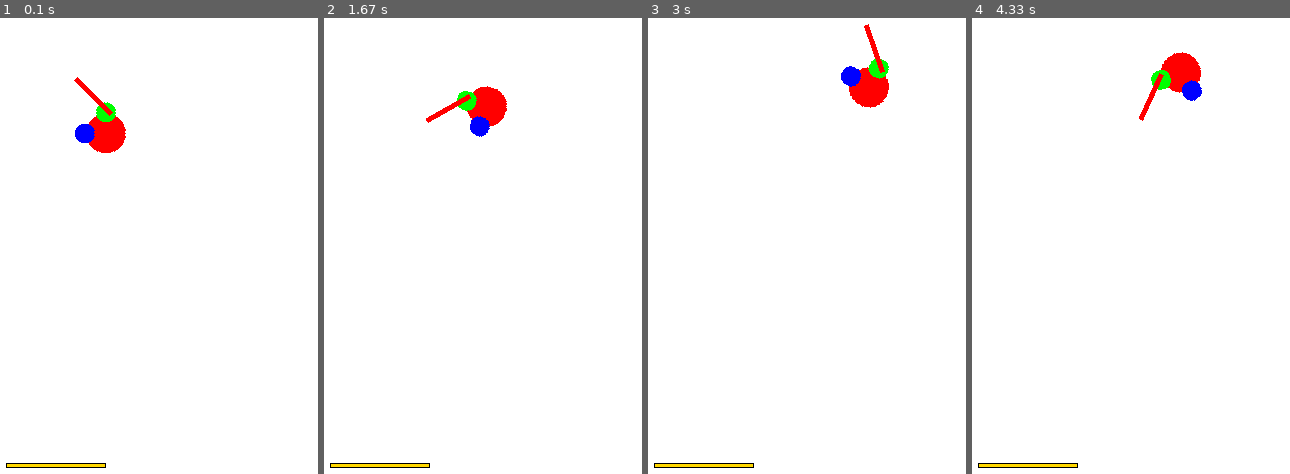
Above: before the commit, frames 1-4 (left to right).
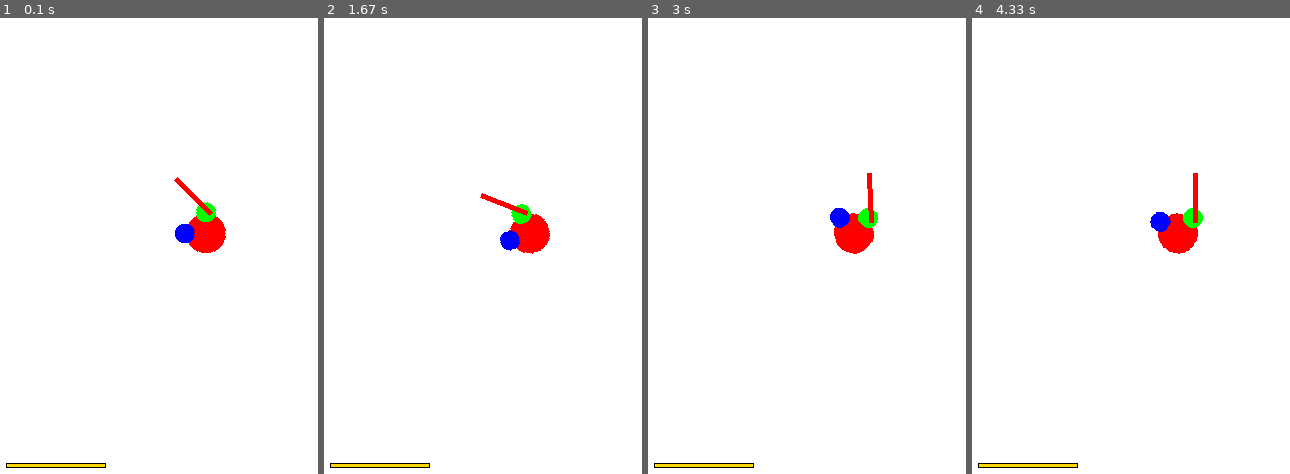
Above: after the commit, the same moments.

Repository: fjaviergb/Pygames-Hermanios
Game: pygame game, started from PruebaSuperPlayer.py
The game is run twice, just before and just after one commit, with the same random seed, the same clock (stepped at 60 frames per second) and the same inputs.
Inputs (mouse positions are in pixels of both pictures, inside the frame that each line leads up to):
- Up to frame 1 (0.1 s): no input
- Up to frame 2 (1.67 s): hold D 0.33-0.8 s; move the mouse to (511, 255) at 0.37 s; click (530, 264) at 0.88 s; hold W 1.17-1.47 s; click (409, 236) at 1.25 s; hold D from 1.5 s (still down); click (374, 159) at 1.58 s
- Up to frame 3 (3 s): release D at 1.97 s; hold A 2-2.53 s; click (927, 59) at 2.08 s; tap Space at 2.57 s; hold S from 2.9 s (still down); click (864, 63) at 2.98 s
- Up to frame 4 (4.33 s): release S at 3.2 s; hold A 3.23-3.63 s; click (997, 218) at 3.32 s; hold W 3.67-4.03 s; click (1185, 287) at 3.75 s; hold D from 4.07 s (still down); click (1159, 150) at 4.15 s

The runs differ from the first frame. In frame 1, 2.5% of the frame differs, in the area x 23-72%, y 12-52%; in frame 2, 2.5%; in frame 3, 2.5%; in frame 4, 2.5%, in the area x 52-73%, y 7-52%.

Commit message:
Movimiento cámara central

Diff:
--- /dev/null
+++ b/ColisionFiguraImportada.py
@@ -0,0 +1,156 @@
+import pygame as pg
+
+pg.init()
+
+class char(pg.sprite.Sprite):
+    def __init__(self):
+        super().__init__()
+        self.image =  pg.image.load('espada2.png')
+        self.image = pg.transform.smoothscale(self.image,(50,50))
+        self.rect = self.image.get_rect(center = (250,250))
+        self.mask = pg.mask.from_surface(self.image)
+        self.movex = 0
+        self.movey = 0
+
+    def update(self):
+        self.rect.x += self.movex
+
+        block_hit_list = pg.sprite.spritecollide(self, obstacle_group, False)
+        print(block_hit_list)
+        block_hit_list_masked = pg.sprite.spritecollide(self, block_hit_list, False, pg.sprite.collide_mask)
+        for block in block_hit_list_masked:
+
+            if type(block) == rect_obstacle:
+                if self.movex > 0:
+                    self.rect.right += -self.movex
+        # =============================================================================
+        #                 import pdb
+        #                 pdb.set_trace()
+        # =============================================================================
+                elif self.movex < 0:
+                    self.rect.left += -self.movex
+                else:
+                    pass
+            else:
+                if self.movex > 0 and self.rect.centery < block.rect.centery:
+                    self.rect.top += -3
+                elif self.movex > 0 and self.rect.centery > block.rect.centery:
+                    self.rect.top += 3
+
+                elif self.movex < 0 and self.rect.centery < block.rect.centery:
+                    self.rect.bottom += -3
+                elif self.movex < 0 and self.rect.centery > block.rect.centery:
+                    self.rect.bottom += 3
+                else:
+                    pass
+
+        self.rect.y += self.movey
+        block_hit_list = pg.sprite.spritecollide(self, obstacle_group, False)
+        block_hit_list_masked = pg.sprite.spritecollide(self, block_hit_list, False, pg.sprite.collide_mask)
+        for block in block_hit_list_masked:
+            if type(block) == rect_obstacle:
+                    if self.movey > 0:
+                        self.rect.bottom += -self.movey
+                    elif self.movey < 0:
+                        self.rect.top += -self.movey
+                    else:
+                        pass
+            else:
+                    if self.movey > 0 and self.rect.centerx > block.rect.centerx:
+                        self.rect.right += 3
+                    elif self.movey > 0 and self.rect.centerx < block.rect.centerx:
+                        self.rect.right += -3
+                    elif self.movey < 0 and self.rect.centerx > block.rect.centerx:
+                        self.rect.left += 3
+                    elif self.movey < 0 and self.rect.centerx < block.rect.centerx:
+                        self.rect.left += -3
+                    else:
+                        pass
+
+class rect_obstacle(pg.sprite.Sprite):
+    def __init__(self):
+        super().__init__()
+        self.image = pg.Surface((100,50))
+        self.image.fill(BLUE)
+        self.image.set_colorkey(BLACK)
+        self.rect = self.image.get_rect(center = (100,100))
+        self.mask = pg.mask.from_surface(self.image)
+
+class circle_obstacle(pg.sprite.Sprite):
+    def __init__(self):
+        super().__init__()
+        self.image = pg.Surface((150,150))
+        pg.draw.circle(self.image,BLUE,(75,75),75)
+        self.image.set_colorkey(BLACK)
+        self.rect = self.image.get_rect(center = (350,150))
+        self.mask = pg.mask.from_surface(self.image)
+
+CBASE = (255,255,255)
+CPLAYER = (255,228,181)
+BLACK = (0,0,0)
+GREEN = (0,255,0)
+RED = (255,0,0)
+BLUE = (0,0,255)
+GOLD = (255,215,0)
+
+screenSize = (500,500)
+bg = pg.display.set_mode(screenSize)
+pg.display.set_caption('Medieval Surviv.io')
+
+player =  char()
+player_group = pg.sprite.Group()
+player_group.add(player)
+
+wall = rect_obstacle()
+rect_obstacle_group = pg.sprite.Group()
+rect_obstacle_group.add(wall)
+
+column = circle_obstacle()
+circle_obstacle_group = pg.sprite.Group()
+circle_obstacle_group.add(column)
+
+obstacle_group = pg.sprite.Group()
+obstacle_group.add(wall)
+obstacle_group.add(column)
+
+all_sprites = pg.sprite.Group()
+all_sprites.add(player)
+all_sprites.add(wall)
+all_sprites.add(column)
+
+clock = pg.time.Clock()
+run = True
+while run:
+    clock.tick(50)
+    for event in pg.event.get():
+        if event.type == pg.QUIT:
+            run = False
+
+        elif event.type == pg.KEYDOWN:
+            if event.key == pg.K_LEFT:
+                player.movex = -3
+            elif event.key == pg.K_RIGHT:
+                player.movex = 3
+            elif event.key == pg.K_UP:
+                player.movey = -3
+            elif event.key == pg.K_DOWN:
+                player.movey = 3
+
+        elif event.type == pg.KEYUP:
+            if event.key == pg.K_LEFT and player.movex < 0:
+                player.movex = 0
+            elif event.key == pg.K_RIGHT and player.movex > 0:
+                player.movex = 0
+            elif event.key == pg.K_UP and player.movey < 0:
+                player.movey = 0
+            elif event.key == pg.K_DOWN and player.movey > 0:
+                player.movey = 0
+
+
+    all_sprites.update()
+    bg.fill(BLACK)
+    all_sprites.draw(bg)
+
+    pg.display.update()
+
+pg.quit()
--- a/PruebaSuperPlayer.py
+++ b/PruebaSuperPlayer.py
@@ -17,7 +17,7 @@
 
 WHITE = (255,255,255)
 
-p = body()
+p = body(250,250)
 all_sprites = pg.sprite.Group()
 all_sprites.add(p)
 all_sprites.add(p.rightH)
--- a/SuperPlayer.py
+++ b/SuperPlayer.py
@@ -8,14 +8,14 @@
 ###########################################################
 
 class body(pg.sprite.Sprite):
-    def __init__(self):
+    def __init__(self, xinit, yinit):
         super().__init__()
         self.radio = 20
-        self.x = 150
-        self.y = 150
+        self.x = xinit
+        self.y = yinit
         self.image = pg.Surface((50,50))
         pg.draw.circle(self.image, (RED), (25,25), self.radio)
-        self.rect = self.image.get_rect(center = (self.x,self.y))
+        self.rect = self.image.get_rect(center = (250,250))
         self.mask = pg.mask.from_surface(self.image)
         self.vel = 2
         self.image.set_colorkey(BLACK)
@@ -41,9 +41,9 @@
         self.col_sprites = pg.sprite.Group()
         self.enem_sword = pg.sprite.Group()
         self.live = 5
-        self.rightH = self.Rhand()
-        self.leftH = self.Lhand()
-        self.espada = self.sword()
+        self.rightH = self.Rhand(xinit, yinit)
+        self.leftH = self.Lhand(xinit, yinit)
+        self.espada = self.sword(xinit, yinit)
         self.livebar = self.livebar()
         self.energybar = self.energybar()
         self.tipo = 1
@@ -594,12 +594,12 @@
             self.energy += 1
         self.image = pg.transform.rotate(self.image_orig, self.angle)
         self.image.set_colorkey(BLACK)
-        self.rect = self.image.get_rect(center = (self.x, self.y))
+        self.rect = self.image.get_rect(center = (250, 250))
         self.mask = pg.mask.from_surface(self.image)
-
+        print(self.x,self.y)
 
     class Rhand(pg.sprite.Sprite):
-        def __init__(self):
+        def __init__(self, xinit, yinit):
             super().__init__()
             self.radio = 10
             self.handspeed = 1
@@ -607,7 +607,7 @@
             self.image = pg.Surface((50,50))
             self.image.set_colorkey(BLACK)
             pg.draw.circle(self.image, (GREEN), (40,10), self.radio)
-            self.rect = self.image.get_rect(center = (150,150))
+            self.rect = self.image.get_rect(center = (xinit,yinit))
             self.image_orig = self.image
             self.mask = pg.mask.from_surface(self.image)
 
@@ -618,7 +618,7 @@
             self.mask = pg.mask.from_surface(self.image)
 
     class Lhand(pg.sprite.Sprite):
-        def __init__(self):
+        def __init__(self, xinit, yinit):
             super().__init__()
             self.radio = 10
             self.handspeed = 1
@@ -626,7 +626,7 @@
             self.image = pg.Surface((50,50))
             self.image.set_colorkey(BLACK)
             pg.draw.circle(self.image, (BLUE), (10,10), self.radio)
-            self.rect = self.image.get_rect(center = (150,150))
+            self.rect = self.image.get_rect(center = (xinit,yinit))
             self.image_orig = self.image
             self.mask = pg.mask.from_surface(self.image)
 
@@ -637,11 +637,11 @@
             self.mask = pg.mask.from_surface(self.image)
 
     class sword(pg.sprite.Sprite):
-        def __init__(self):
+        def __init__(self, xinit, yinit):
             super().__init__()
             self.image = pg.Surface((50,120))
             pg.draw.rect(self.image, RED, (40,0,5,50))
-            self.rect = self.image.get_rect(center = (150,150))
+            self.rect = self.image.get_rect(center = (xinit,yinit))
             self.image.set_colorkey(BLACK)
             self.image_orig = self.image
             self.mask = pg.mask.from_surface(self.image)
@@ -656,7 +656,6 @@
                 self.rect = self.image.get_rect(center = player.rect.center)
                 self.mask = pg.mask.from_surface(self.image)
 
-
             else:
                 self.image = pg.transform.rotate(self.image_orig, player.anglehit)
                 self.image.set_colorkey(BLACK)
--- a/client.py
+++ b/client.py
@@ -3,6 +3,7 @@
 from SuperPlayer import body
 from otherplayer import otherbody
 import otherenvironment as env
+from random import randrange
 
 width = 500
 height = 500
@@ -35,7 +36,7 @@
 
 def main():
     run = True
-    p = body()
+    p = body(randrange(3000),randrange(3000))
     all_sprites = pg.sprite.Group()
 
     all_sprites.add(p)
@@ -65,47 +66,59 @@
         for i in pothers:
             if type(i) != list:
                 if (p.x,p.y) != (i[1],i[2]) and i[7] > 0:
-                    po = otherbody(i[0],i[1],i[2],i[3],i[4],i[5],i[6],i[7],i[8],i[9])
+                    po = otherbody(i[0],i[1],i[2],i[3],i[4],i[5],i[6],i[7],i[8],i[9],p.x,p.y)
+                    if i[1] > p.x - 550 and i[1] < p.x + 550 and i[2] > p.y - 550 and i[2] < p.y + 550:
 
-                    p.other_sprites.add(po)
-                    p.other_sprites.add(po.Rhand)
-                    p.other_sprites.add(po.Lhand)
-                    p.other_sprites.add(po.espada)
-                    p.other_sprites.update(po)
-                    p.other_sprites.draw(win)
-                    p.enem_sword.add(po.espada)
+                        p.other_sprites.add(po)
+                        p.other_sprites.add(po.Rhand)
+                        p.other_sprites.add(po.Lhand)
+                        p.other_sprites.add(po.espada)
+                        p.other_sprites.update(po)
+                        p.other_sprites.draw(win)
+                        p.enem_sword.add(po.espada)
 
-                    p.col_sprites.add(po)
+                        p.col_sprites.add(po)
 
-                    if i[9] or i[6] or i[5]:
-                        p.col_sprites.add(po.espada)
+                        if i[9] or i[6] or i[5]:
+                            p.col_sprites.add(po.espada)
 
-                    if i[5] or i[6]:
-                        block_hit_list = pg.sprite.spritecollide(p, p.enem_sword, False)
-                        block_hit_list_masked = pg.sprite.spritecollide(p, block_hit_list, False, pg.sprite.collide_mask)
-                        if len(block_hit_list_masked) != 0:
-                            p.live -= 1
-                        p.enem_sword = pg.sprite.Group()
+                        if i[5] or i[6]:
+                            block_hit_list = pg.sprite.spritecollide(p, p.enem_sword, False)
+                            block_hit_list_masked = pg.sprite.spritecollide(p, block_hit_list, False, pg.sprite.collide_mask)
+                            if len(block_hit_list_masked) != 0:
+                                p.live -= 1
+                            p.enem_sword = pg.sprite.Group()
 
-                    colision(p, p.espada)
+                        colision(p, p.espada)
 
-                    p.other_sprites = pg.sprite.Group()
+                        p.other_sprites = pg.sprite.Group()
 
             else:
                 for j in i:
                     if j[0] == 4:
-                        envir = env.circle_obstacle(j[1],j[2])
-                        p.env_sprites.add(envir)
+                        if j[3] > p.x - 550 and j[3] < p.x + 550 and j[4] > p.y - 550 and j[4] < p.y + 550:
+                            envir = env.circle_obstacle(j[1],j[2],j[3],j[4],p.x,p.y)
+                            p.env_sprites.add(envir)
+                        else:
+                            envir = False
+
                     elif j[0] == 3:
-                        envir = env.rect_obstacle(j[1],j[2])
-                        p.env_sprites.add(envir)
+                        if j[3] > p.x - 550 and j[3] < p.x + 550 and j[4] > p.y - 550 and j[4] < p.y + 550:
+                            envir = env.rect_obstacle(j[1],j[2],j[3],j[4],p.x,p.y)
+                            p.env_sprites.add(envir)
+                        else:
+                            envir = False
 
                     elif j[0] == 2:
-                        envir = env.gir_obstacle(j[1],j[2])
-                        p.env_sprites.add(envir)
+                        if j[3] > p.x - 550 and j[3] < p.x + 550 and j[4] > p.y - 550 and j[4] < p.y + 550:
+                            envir = env.gir_obstacle(j[1],j[2],j[3],j[4],p.x,p.y)
+                            p.env_sprites.add(envir)
+                        else:
+                            envir = False
 
                     p.env_sprites.draw(win)
-                    p.col_sprites.add(envir)
+                    if envir:
+                        p.col_sprites.add(envir)
                     colision(p, p.espada)
 
                 p.env_sprites = pg.sprite.Group()
--- a/client_environment.py
+++ b/client_environment.py
@@ -12,14 +12,22 @@
 
 def main():
     run = True
-    gir = environment.gir_obstacle()
-    rect = environment.rect_obstacle()
-    cir = environment.circle_obstacle()
+    gir = environment.gir_obstacle(80, 300)
+    rect = environment.rect_obstacle(75,50)
+    cir = environment.circle_obstacle(350,150)
+    rect2 = environment.rect_obstacle(1500,1550)
+    rect3 = environment.rect_obstacle(500,2500)
+    rect4 = environment.rect_obstacle(2500,500)
+    rect5 = environment.rect_obstacle(2500,2500)
 
     all_sprites = pg.sprite.Group()
     all_sprites.add(gir)
     all_sprites.add(rect)
     all_sprites.add(cir)
+    all_sprites.add(rect2)
+    all_sprites.add(rect3)
+    all_sprites.add(rect4)
+    all_sprites.add(rect5)
 
     n = Network()
 
@@ -35,7 +43,7 @@
                 run = False
                 pg.quit()
 
-        pothers = n.send([(gir.tipo,gir.counter,gir.live),(rect.tipo,rect.counter,rect.live),(cir.tipo,cir.counter,cir.live)])
+        pothers = n.send([(gir.tipo,gir.counter,gir.live,gir.x,gir.y),(rect.tipo,rect.counter,rect.live,rect.x,rect.y),(cir.tipo,cir.counter,cir.live,cir.x,cir.y),(rect2.tipo,rect2.counter,rect2.live,rect2.x,rect2.y),(rect3.tipo,rect3.counter,rect3.live,rect3.x,rect3.y),(rect4.tipo,rect4.counter,rect4.live,rect4.x,rect4.y),(rect5.tipo,rect5.counter,rect5.live,rect5.x,rect5.y)])
 
         win.fill((255,255,255))
 
--- a/environment.py
+++ b/environment.py
@@ -6,18 +6,20 @@
 # CLASE OBSTÁCULO
 ##################################################################
 class gir_obstacle(pg.sprite.Sprite):
-    def __init__(self):
+    def __init__(self,x,y):
         super().__init__()
         self.live = 6
         self.image = pg.Surface((50, 150))
         pg.draw.rect(self.image, BLUE, (20, 25, 10, 100))
         self.image.set_colorkey(BLACK)
-        self.rect = self.image.get_rect(center=(80, 300))
+        self.rect = self.image.get_rect(center=(x,y))
         self.mask = pg.mask.from_surface(self.image)
         self.image_orig = self.image
         self.counter = 0
         self.crash = False
         self.tipo = 2
+        self.x = x
+        self.y = y
 
     def update(self):
         if not self.crash:
@@ -37,31 +39,35 @@
 # CLASE OBSTÁCULO RECTANGULAR
 ##################################################################
 class rect_obstacle(pg.sprite.Sprite):
-    def __init__(self):
+    def __init__(self,x,y):
         super().__init__()
         self.image = pg.Surface((100,50))
         pg.draw.rect(self.image, BLUE, (5,5,90,40))
         self.image.set_colorkey(BLACK)
-        self.rect = self.image.get_rect(center = (75,50))
+        self.rect = self.image.get_rect(center = (x,y))
         self.mask = pg.mask.from_surface(self.image)
         self.live = 3
         self.counter = 0
         self.tipo = 3
+        self.x = x
+        self.y = y
 
 ##################################################################
 # CLASE OBSTÁCULO CIRCULAR
 ##################################################################
 class circle_obstacle(pg.sprite.Sprite):
-    def __init__(self):
+    def __init__(self,x,y):
         super().__init__()
         self.image = pg.Surface((150,150))
         pg.draw.circle(self.image,BLUE,(75,75),75)
         self.image.set_colorkey(BLACK)
-        self.rect = self.image.get_rect(center = (350,150))
+        self.rect = self.image.get_rect(center = (x,y))
         self.mask = pg.mask.from_surface(self.image)
         self.live = 3
         self.counter = 0
         self.tipo = 4
+        self.x = x
+        self.y = y
 
 CBASE = (255,255,255)
 CPLAYER = (255,228,181)
--- a/network.py
+++ b/network.py
@@ -5,7 +5,7 @@
 class Network:
     def __init__(self):
         self.client = socket.socket(socket.AF_INET, socket.SOCK_STREAM)
-        self.server = "192.168.1.37"
+        self.server = "192.168.1.33"
         self.port = 5555
         self.addr = (self.server, self.port)
         self.p = self.connect()
--- a/otherenvironment.py
+++ b/otherenvironment.py
@@ -6,7 +6,7 @@
 # CLASE OBSTÁCULO
 ##################################################################
 class gir_obstacle(pg.sprite.Sprite):
-    def __init__(self,counter,live):
+    def __init__(self,counter,live,x,y,playerx,playery):
         super().__init__()
         self.live = live
         self.image = pg.Surface((50, 150))
@@ -15,7 +15,7 @@
         self.image_orig = self.image
         self.counter = counter
         self.image = pg.transform.rotate(self.image_orig, 6 * self.counter)
-        self.rect = self.image.get_rect(center=(80, 300))
+        self.rect = self.image.get_rect(center=(x - playerx + 250, y - playery + 250))
         self.mask = pg.mask.from_surface(self.image)
         self.image_orig = self.image
         self.counter = counter
@@ -26,12 +26,12 @@
 # CLASE OBSTÁCULO RECTANGULAR
 ##################################################################
 class rect_obstacle(pg.sprite.Sprite):
-    def __init__(self,counter,live):
+    def __init__(self,counter,live,x,y,playerx,playery):
         super().__init__()
         self.image = pg.Surface((100,50))
         pg.draw.rect(self.image, BLUE, (5,5,90,40))
         self.image.set_colorkey(BLACK)
-        self.rect = self.image.get_rect(center = (75,50))
+        self.rect = self.image.get_rect(center = (x - playerx + 250, y - playery + 250))
         self.mask = pg.mask.from_surface(self.image)
         self.live = 3
 
@@ -39,12 +39,12 @@
 # CLASE OBSTÁCULO CIRCULAR
 ##################################################################
 class circle_obstacle(pg.sprite.Sprite):
-    def __init__(self,counter,live):
+    def __init__(self,counter,live,x,y,playerx,playery):
         super().__init__()
         self.image = pg.Surface((150,150))
         pg.draw.circle(self.image,BLUE,(75,75),75)
         self.image.set_colorkey(BLACK)
-        self.rect = self.image.get_rect(center = (350,150))
+        self.rect = self.image.get_rect(center = (x - playerx + 250, y - playery + 250))
         self.mask = pg.mask.from_surface(self.image)
         self.live = 3
 
--- a/otherplayer.py
+++ b/otherplayer.py
@@ -7,14 +7,16 @@
 ###########################################################
 
 class otherbody(pg.sprite.Sprite):
-    def __init__(self, tipo, x, y, angle, anglehit, slashright, slashleft, live, chargecount, blocking):
+    def __init__(self, tipo, x, y, angle, anglehit, slashright, slashleft, live, chargecount, blocking, playerx, playery):
         super().__init__()
         self.radio = 20
         self.x = x
         self.y = y
+        self.playerx = playerx
+        self.playery = playery
         self.image = pg.Surface((50,50))
         pg.draw.circle(self.image, (RED), (25,25), self.radio)
-        self.rect = self.image.get_rect(center = (self.x,self.y))
+        self.rect = self.image.get_rect(center = (self.x - playerx + 250, self.y - playery + 250))
         self.image.set_colorkey(BLACK)
         self.image_orig = self.image
         self.angle = angle
@@ -22,10 +24,10 @@
         self.mask = pg.mask.from_surface(self.image)
         self.slashright = slashright
         self.slashleft = slashleft
-        self.Rhand = self.otherRhand()
-        self.Lhand = self.otherLhand()
-        self.Rhand = self.otherRhand()
-        self.espada = self.othersword()
+        self.Rhand = self.otherRhand(self)
+        self.Lhand = self.otherLhand(self)
+        self.Rhand = self.otherRhand(self)
+        self.espada = self.othersword(self)
         self.live = live
         self.chargecount = chargecount
         self.tipo = tipo
@@ -34,17 +36,17 @@
     def update(self, player):
         self.image = pg.transform.rotate(self.image_orig, self.angle)
         self.image.set_colorkey(BLACK)
-        self.rect = self.image.get_rect(center = (self.x, self.y))
+        self.rect = self.image.get_rect(center = (self.x - self.playerx + 250, self.y - self.playery + 250))
         self.mask = pg.mask.from_surface(self.image)
 
     class otherRhand(pg.sprite.Sprite):
-        def __init__(self):
+        def __init__(self, body):
             super().__init__()
             self.radio = 10
             self.image = pg.Surface((50,50))
             self.image.set_colorkey(BLACK)
             pg.draw.circle(self.image, (GREEN), (40,10), self.radio)
-            self.rect = self.image.get_rect(center = (150,150))
+            self.rect = self.image.get_rect(center = (body.rect.center))
             self.image_orig = self.image
             self.mask = pg.mask.from_surface(self.image)
 
@@ -55,13 +57,13 @@
             self.mask = pg.mask.from_surface(self.image)
 
     class otherLhand(pg.sprite.Sprite):
-        def __init__(self):
+        def __init__(self, body):
             super().__init__()
             self.radio = 10
             self.image = pg.Surface((50,50))
             self.image.set_colorkey(BLACK)
             pg.draw.circle(self.image, (BLUE), (10,10), self.radio)
-            self.rect = self.image.get_rect(center = (150,150))
+            self.rect = self.image.get_rect(center = (body.rect.center))
             self.image_orig = self.image
             self.mask = pg.mask.from_surface(self.image)
 
@@ -72,11 +74,11 @@
             self.mask = pg.mask.from_surface(self.image)
 
     class othersword(pg.sprite.Sprite):
-        def __init__(self):
+        def __init__(self, body):
             super().__init__()
             self.image = pg.Surface((50,120))
             pg.draw.rect(self.image, RED, (40,0,5,50))
-            self.rect = self.image.get_rect(center = (150,150))
+            self.rect = self.image.get_rect(center = (body.rect.center))
             self.image.set_colorkey(BLACK)
             self.image_orig = self.image
             self.mask = pg.mask.from_surface(self.image)
--- a/server.py
+++ b/server.py
@@ -2,7 +2,7 @@
 from _thread import *
 import pickle
 
-server = "192.168.1.37"
+server = "192.168.1.33"
 port = 5555
 
 s = socket.socket(socket.AF_INET, socket.SOCK_STREAM)
